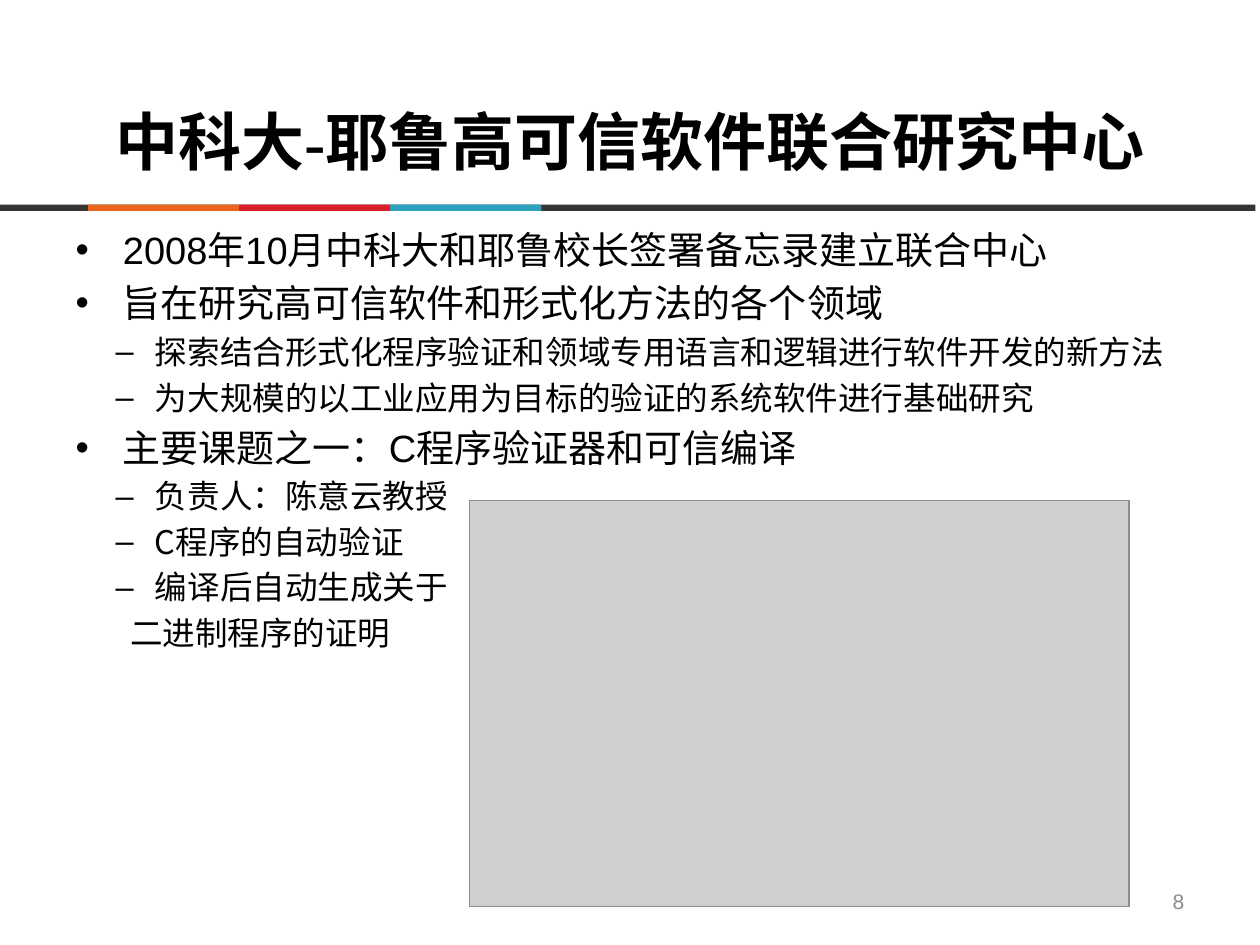
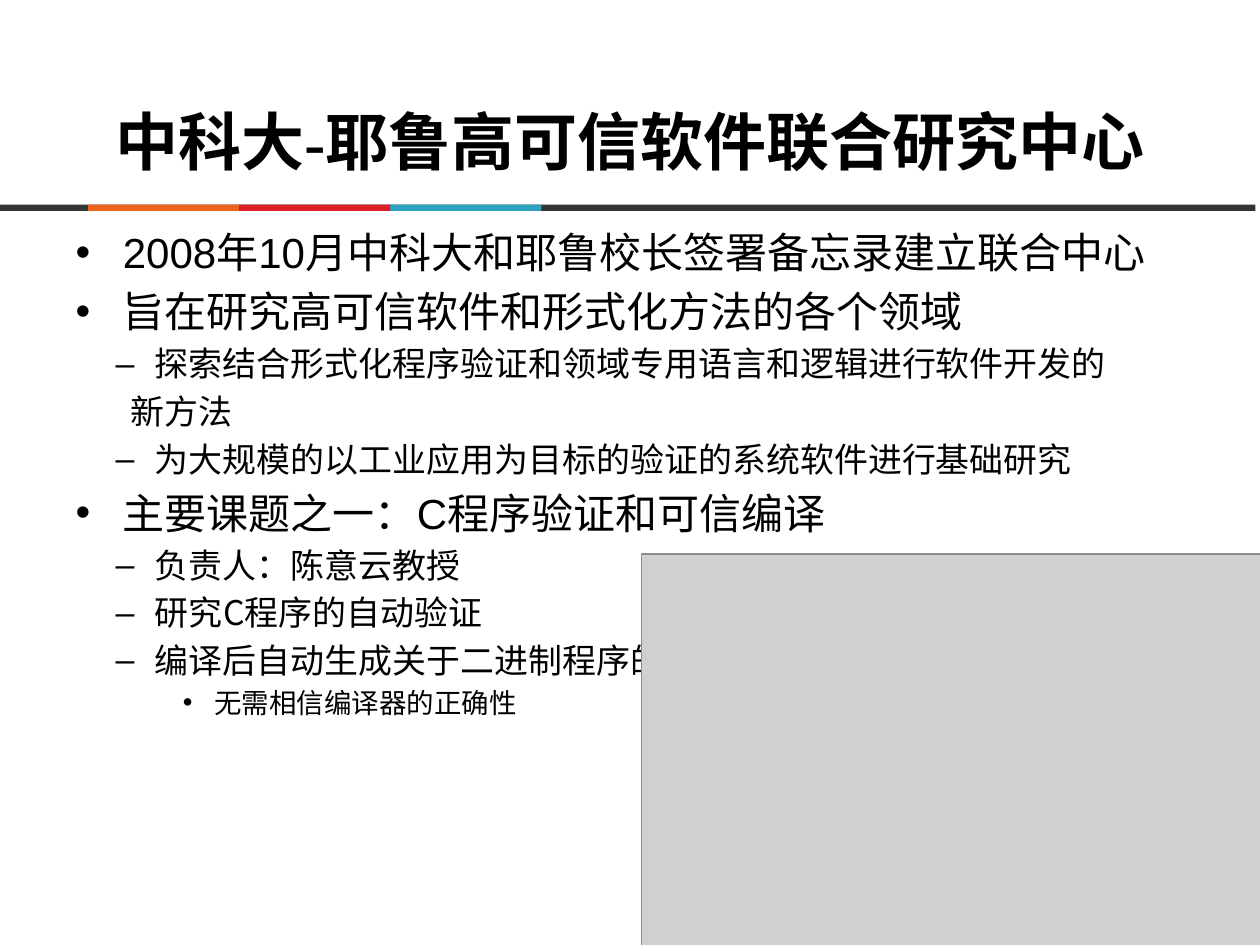
Before and after one commit to destiny1991/--2014--destiny, a slide deck: slide 8 of 答辩/ppt/SY1406108_陈志伟_毕业答辩.pptx. Drawn at 1260x945 pixels with LibreOffice and Linux fonts; fonts in the diff are those of the drawing; grey boxes stand for pictures; background and template pictures are left out. Boxes give left, top, right and bottom in pixels: in the first picture for what was removed or moved away, otherwise in the second. Text is boxed around its words. In the diff, an @@ line names an element or a change of style, - is before the commit and + after.

```diff
--- a/答辩/ppt/SY1406108_陈志伟_毕业答辩.pptx
+++ b/答辩/ppt/SY1406108_陈志伟_毕业答辩.pptx
@@ text at [123, 235, 1145, 581]: size 21.7 to 24.1 pt in "2008年10月中科大和耶鲁校长签署备忘录建立联合中心", "旨在研究高可信软件和形式化方法的各个领域"; size 18.6 to 19.4 pt in "为大规模的以工业应用为目标的验证的系统软件进行基础研究", "负责人：陈意云教授" @@
@@ text at [131, 347, 1106, 427]: text changed; size 18.6 to 19.4 pt @@
-  – 探索结合形式化程序验证和领域专用语言和逻辑进行软件开发的新方法
+  – 探索结合形式化程序验证和领域专用语言和逻辑进行软件开发的
+  新方法
@@ text at [123, 493, 825, 533]: text changed; size 21.7 to 24.1 pt @@
-• 主要课题之一：C程序验证器和可信编译
+• 主要课题之一：C程序验证和可信编译
@@ picture: place and size @@
-picture at [469, 500, 1129, 907]
+picture at [641, 554, 1260, 945]
@@ text at [155, 596, 732, 682]: text changed; size 18.6 to 19.4 pt @@
-  – C程序的自动验证
-  – 编译后自动生成关于
-  二进制程序的证明
+  – 研究C程序的自动验证
+  – 编译后自动生成关于二进制程序的证明
+    • 无需相信编译器的正确性
@@ page number removed at [1173, 894, 1185, 909] @@
-8
```
Also in this commit, not shown: 18 other slides changed, 5 other files.
